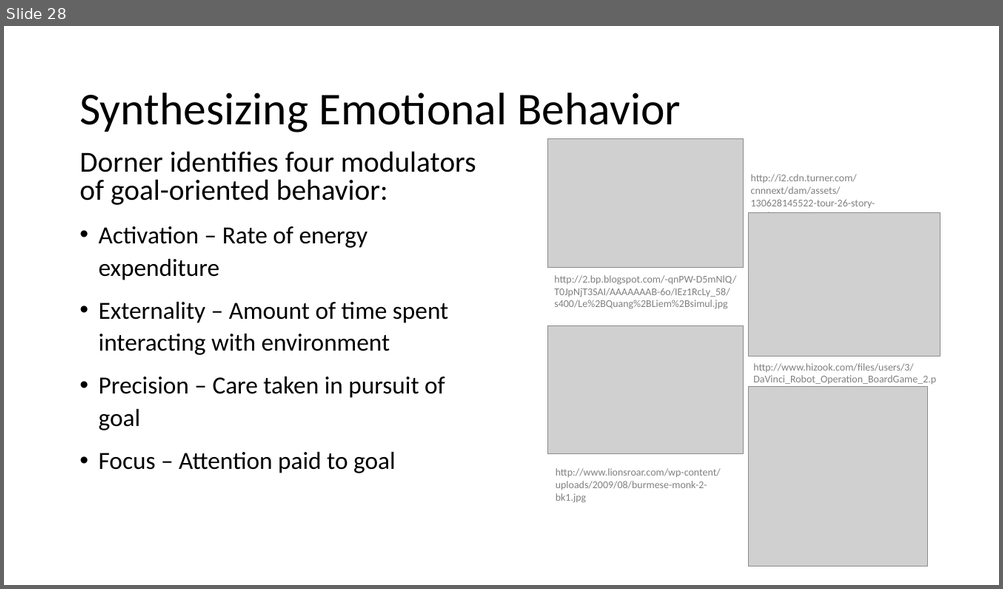
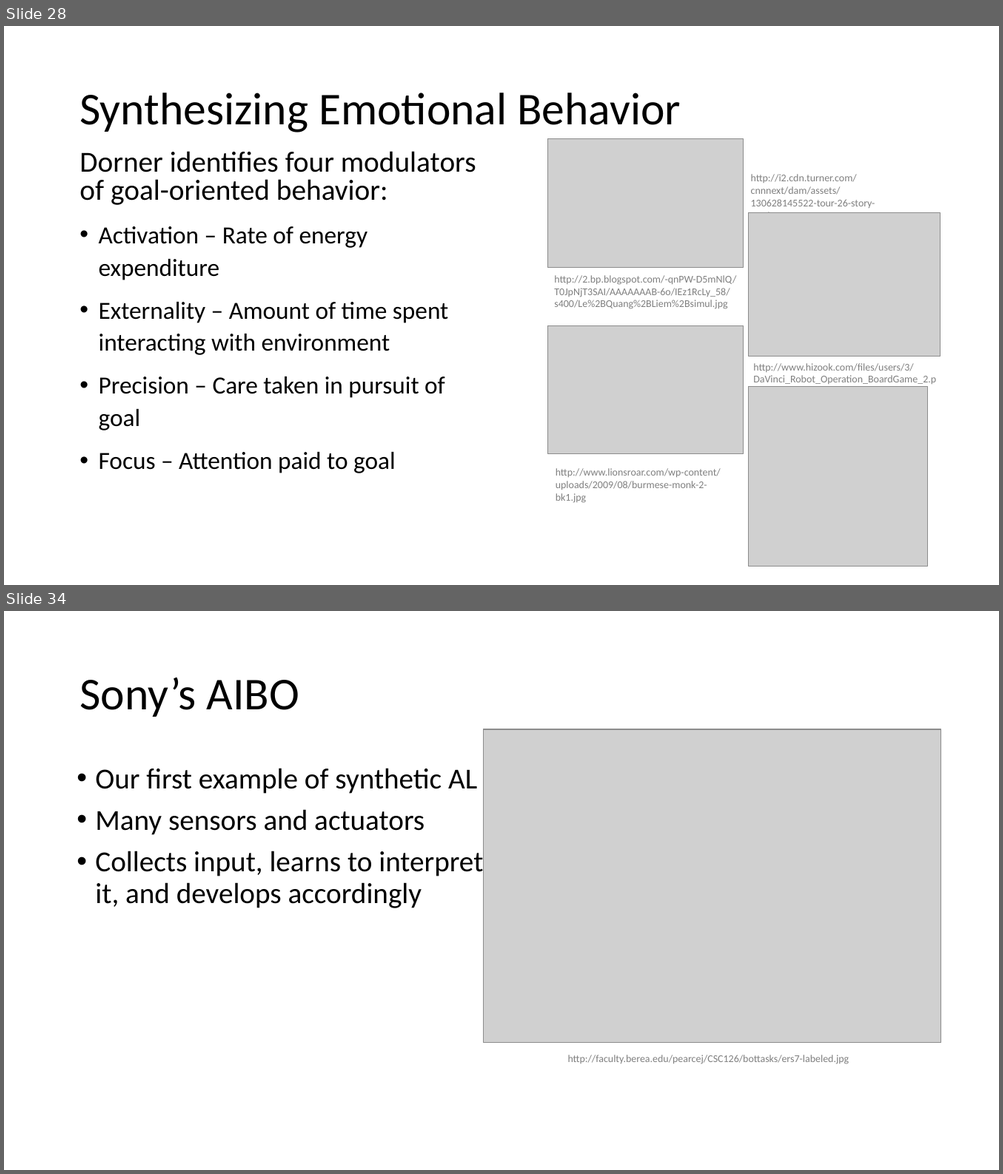
Before and after one commit to BenChurch/Fall2016, a slide deck: CISC879/ChapterPresentation/LectureSlidesCh8.pptx. Shown one above the other, each under a label of ours: slide 28 before the commit, slides 28 and 34 after it; the slides between them are not shown. The pictures are 1003x589 and 1003x1174 pixels, drawn with LibreOffice and Linux fonts; fonts in the diff are those of the drawing; grey boxes stand for pictures. Boxes give left, top, right and bottom in pixels: in the first picture for what was removed or moved away, otherwise in the second. Text is boxed around its words. In the diff, an @@ line names an element or a change of style, - is before the commit and + after.

```diff
--- a/CISC879/ChapterPresentation/LectureSlidesCh8.pptx
+++ b/CISC879/ChapterPresentation/LectureSlidesCh8.pptx
@@ slide 34 added at [4, 611, 999, 1170], background #FFFFFF @@
@@ title added at [79, 678, 299, 717], 44 pt, text #000000 @@
+Sony’s AIBO
@@ picture added at [484, 729, 941, 1043] @@
@@ text added at [95, 768, 483, 908], 28 pt, text #000000 @@
+• Our first example of synthetic AL
+• Many sensors and actuators
+• Collects input, learns to interpret it, and develops accordingly
@@ text added at [568, 1055, 849, 1065], 10 pt, text #808080 @@
+http://faculty.berea.edu/pearcej/CSC126/bottasks/ers7-labeled.jpg
```
Also in this commit, not shown: 2 slides changed, 10 other slides added, 4 other files.
